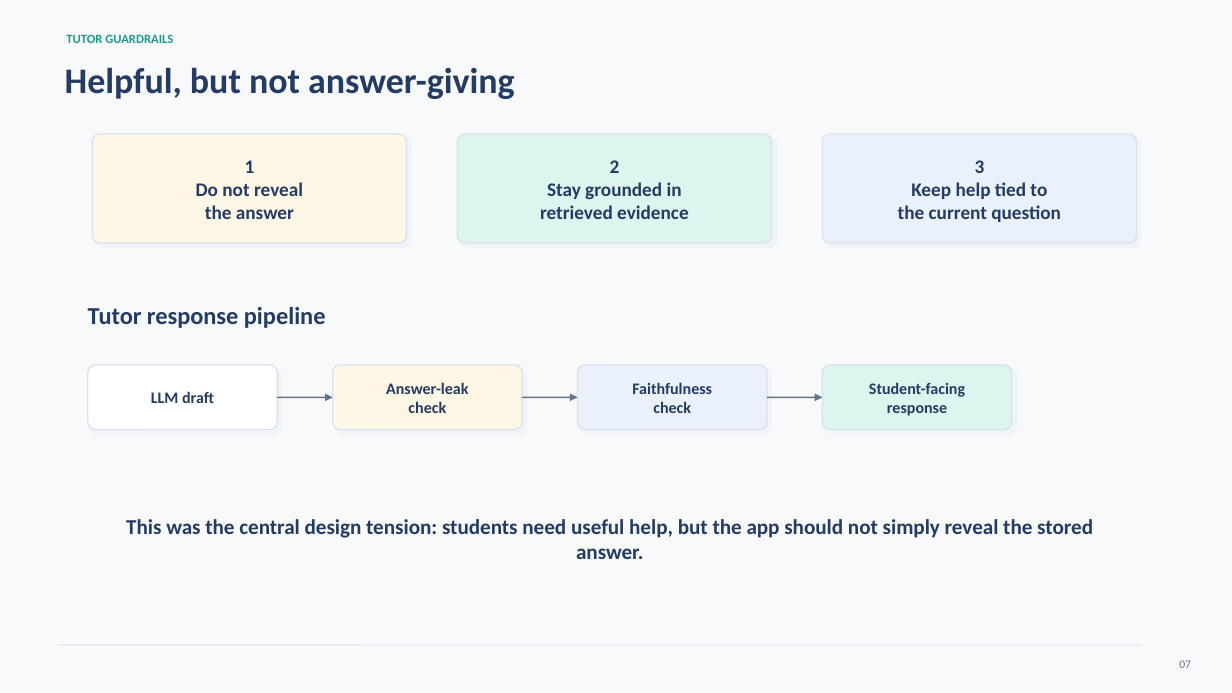
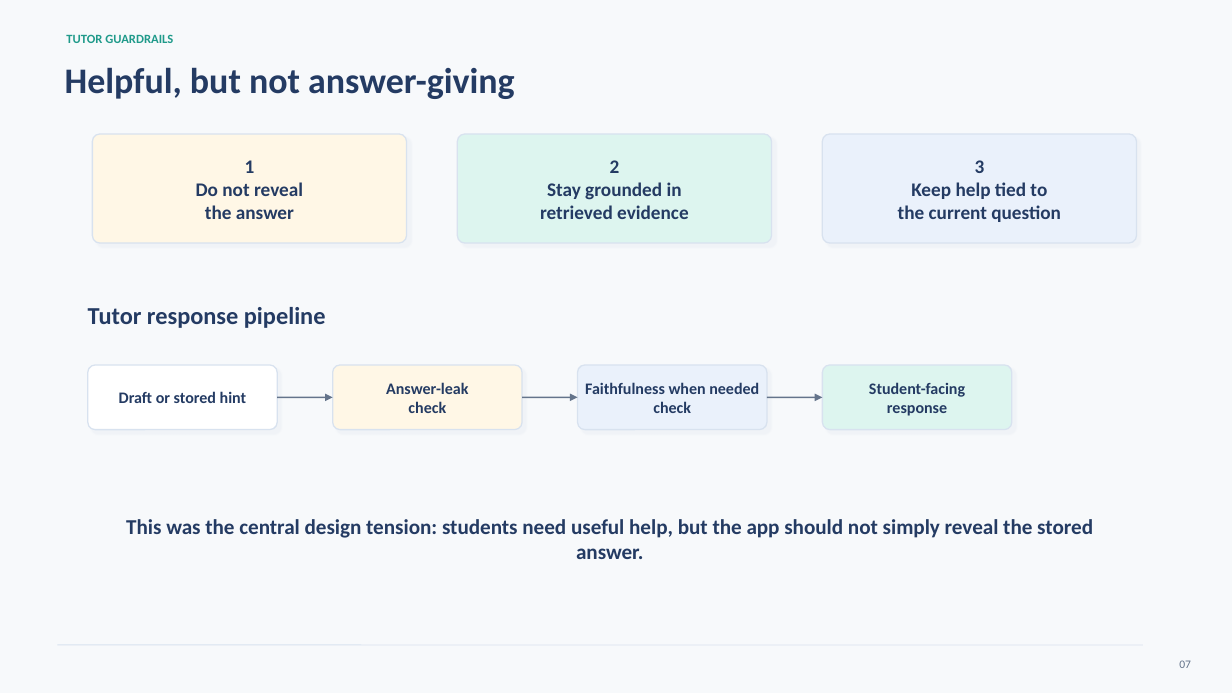
Before and after one commit to ZaidGhazi/Intro-to-Statistics-Study-App, a slide deck: slide 7 of intro_stats_study_app_presentation_cleaned_v2.pptx. Drawn at 1232x693 pixels with LibreOffice and Linux fonts; fonts in the diff are those of the drawing. Boxes give left, top, right and bottom in pixels: in the first picture for what was removed or moved away, otherwise in the second. Text is boxed around its words. In the diff, an @@ line names an element or a change of style, - is before the commit and + after.

```diff
--- a/intro_stats_study_app_presentation_cleaned_v2.pptx
+++ b/intro_stats_study_app_presentation_cleaned_v2.pptx
@@ text at [585,382,759,394]: text changed @@
-Faithfulness
+Faithfulness when needed
@@ text at [119,391,247,403]: text changed @@
-LLM draft
+Draft or stored hint
```
Also in this commit, not shown: 9 other slides changed, 11 other files.
